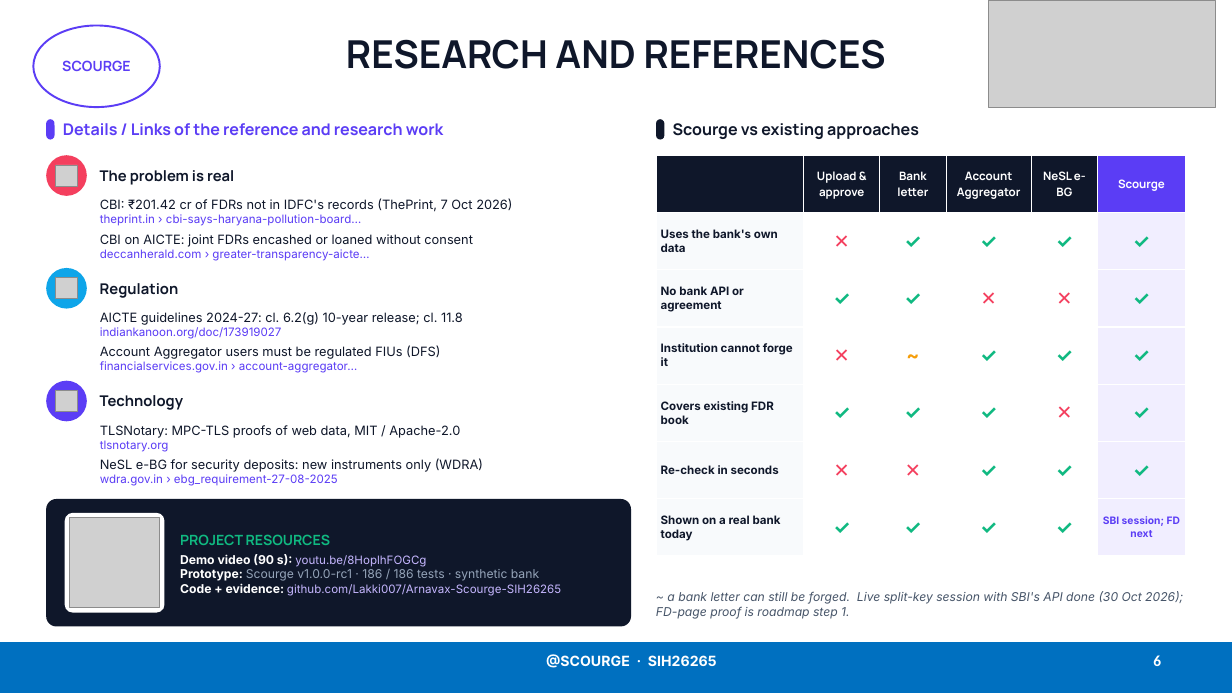
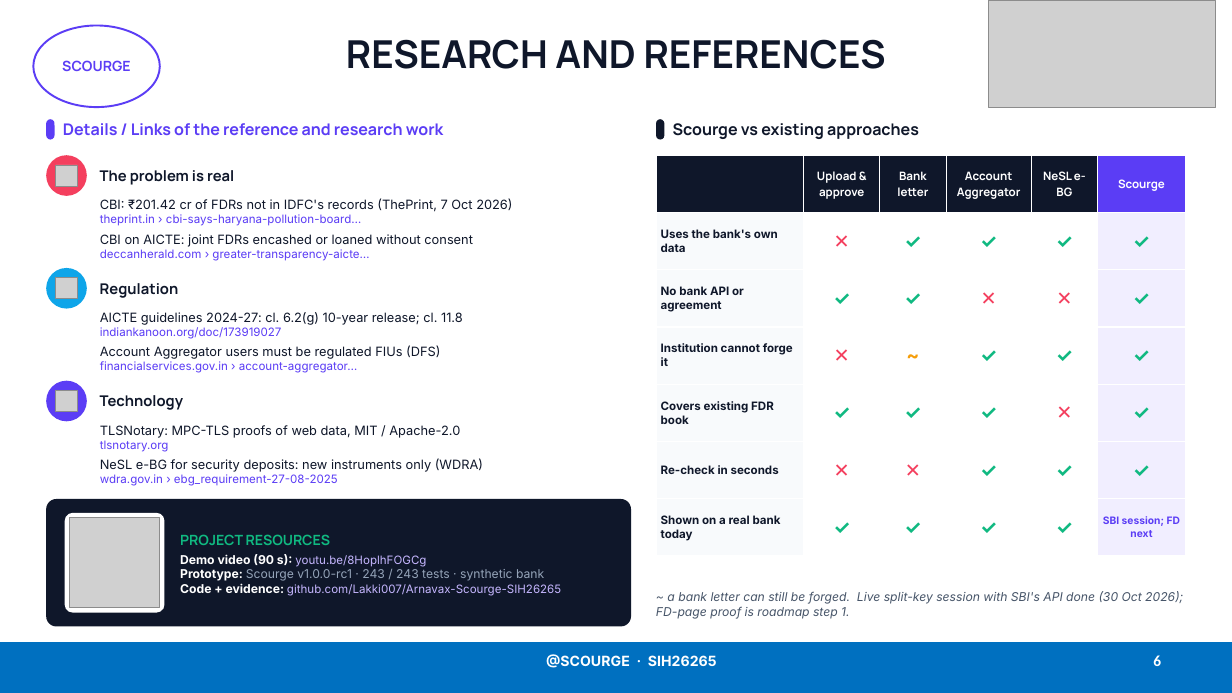
Before and after one commit to Lakki007/Arnavax-Scourge-SIH26265, a slide deck: slide 6 of docs/ppt/Scourge_SIH26265_Idea.pptx. Drawn at 1232x693 pixels with LibreOffice and Linux fonts; fonts in the diff are those of the drawing; grey boxes stand for pictures. Boxes give left, top, right and bottom in pixels: in the first picture for what was removed or moved away, otherwise in the second. Text is boxed around its words. In the diff, an @@ line names an element or a change of style, - is before the commit and + after.

```diff
--- a/docs/ppt/Scourge_SIH26265_Idea.pptx
+++ b/docs/ppt/Scourge_SIH26265_Idea.pptx
@@ text at [180,569,544,581]: text changed @@
-Prototype: Scourge v1.0.0-rc1 · 186 / 186 tests · synthetic bank
+Prototype: Scourge v1.0.0-rc1 · 243 / 243 tests · synthetic bank
```
Also in this commit, not shown: 3 other slides changed, 20 other files.
